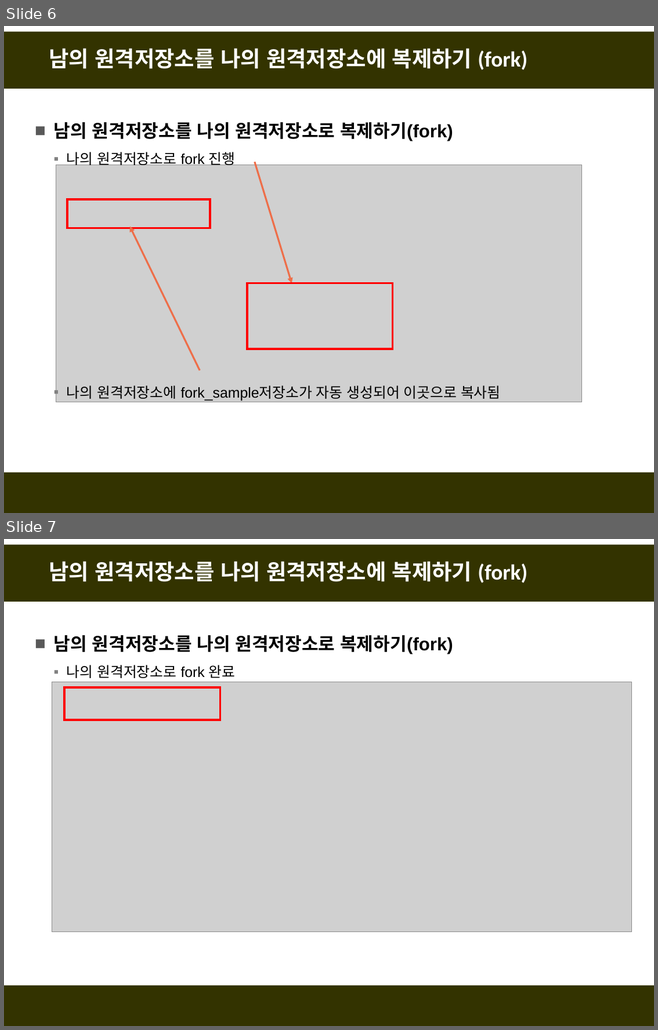
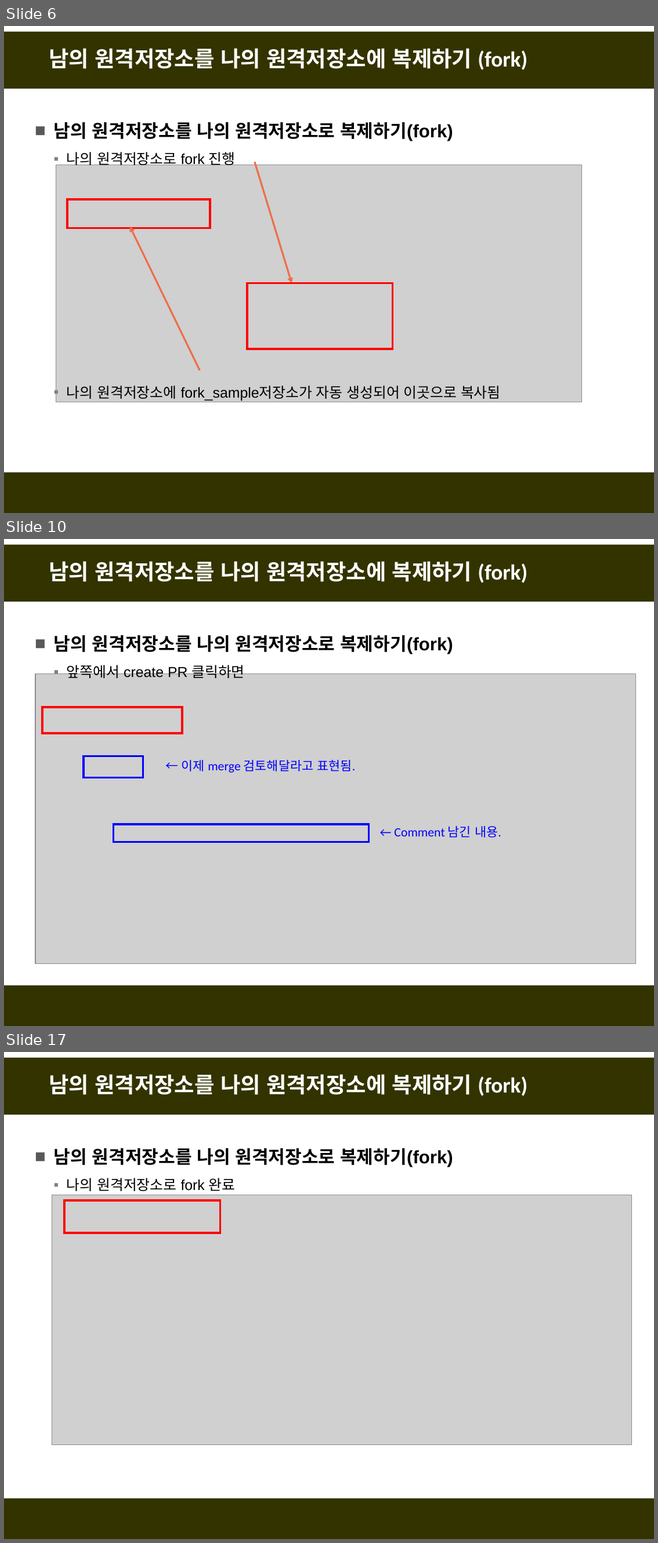
Before and after one commit to fasthill/github-lecture, a slide deck: git및github첫걸음3-원격저장소이용.pptx. Shown one above the other, each under a label of ours: slides 6 and 7 before the commit, slides 6, 10 and 17 after it; the slides between them are not shown. The pictures are 658x1030 and 658x1543 pixels, drawn with LibreOffice and Linux fonts; fonts in the diff are those of the drawing; grey boxes stand for pictures. Boxes give left, top, right and bottom in pixels: in the first picture for what was removed or moved away, otherwise in the second. Text is boxed around its words. In the diff, an @@ line names an element or a change of style, - is before the commit and + after.

```diff
--- a/git및github첫걸음3-원격저장소이용.pptx
+++ b/git및github첫걸음3-원격저장소이용.pptx
@@ slide 10 added at [4, 539, 654, 1026], background #FFFFFF; not listed: 2 template elements that a slide beside it also shows @@
@@ title added at [49, 561, 527, 583], 24 pt, text #FFFFFF, bold @@
+남의 원격저장소를 나의 원격저장소에 복제하기 (fork)
@@ text added at [54, 635, 453, 678], 20 pt, text #000000, bold @@
+■ 남의 원격저장소를 나의 원격저장소로 복제하기(fork)
+  ▪ 앞쪽에서 create PR 클릭하면
@@ picture added at [35, 674, 635, 965] @@
@@ rectangle added at [42, 707, 182, 733], outline #FF0000 2.25 pt @@
@@ rectangle added at [83, 756, 143, 777], outline #0000FF 2.25 pt @@
@@ text added at [181, 760, 355, 773], 14 pt, text #0000FF @@
+← 이제 merge 검토해달라고 표현됨.
@@ rectangle added at [113, 824, 368, 842], outline #0000FF 2.25 pt @@
@@ text added at [394, 826, 501, 838], 14 pt, text #0000FF @@
+← Comment 남긴 내용.
@@ what was slide 7 is now slide 17 @@
```
Also in this commit, not shown: 2 slides changed, 9 other slides added.
